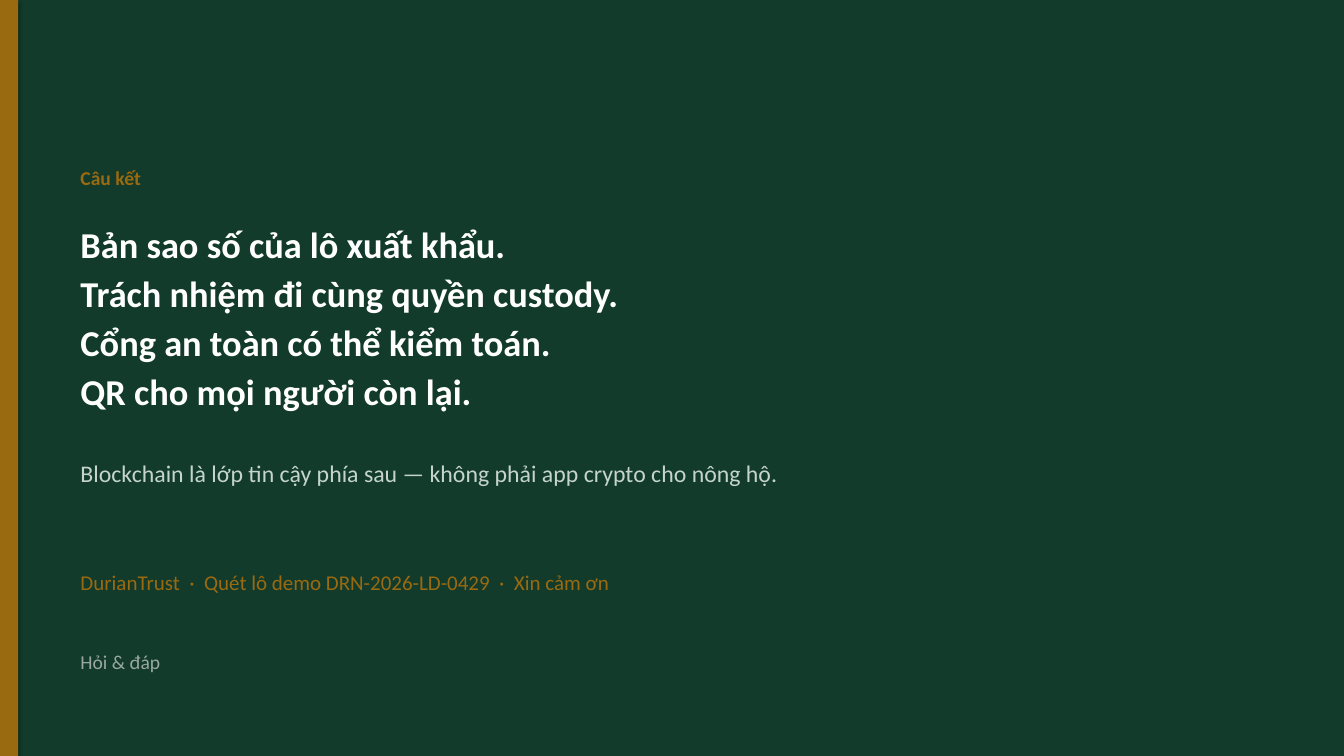
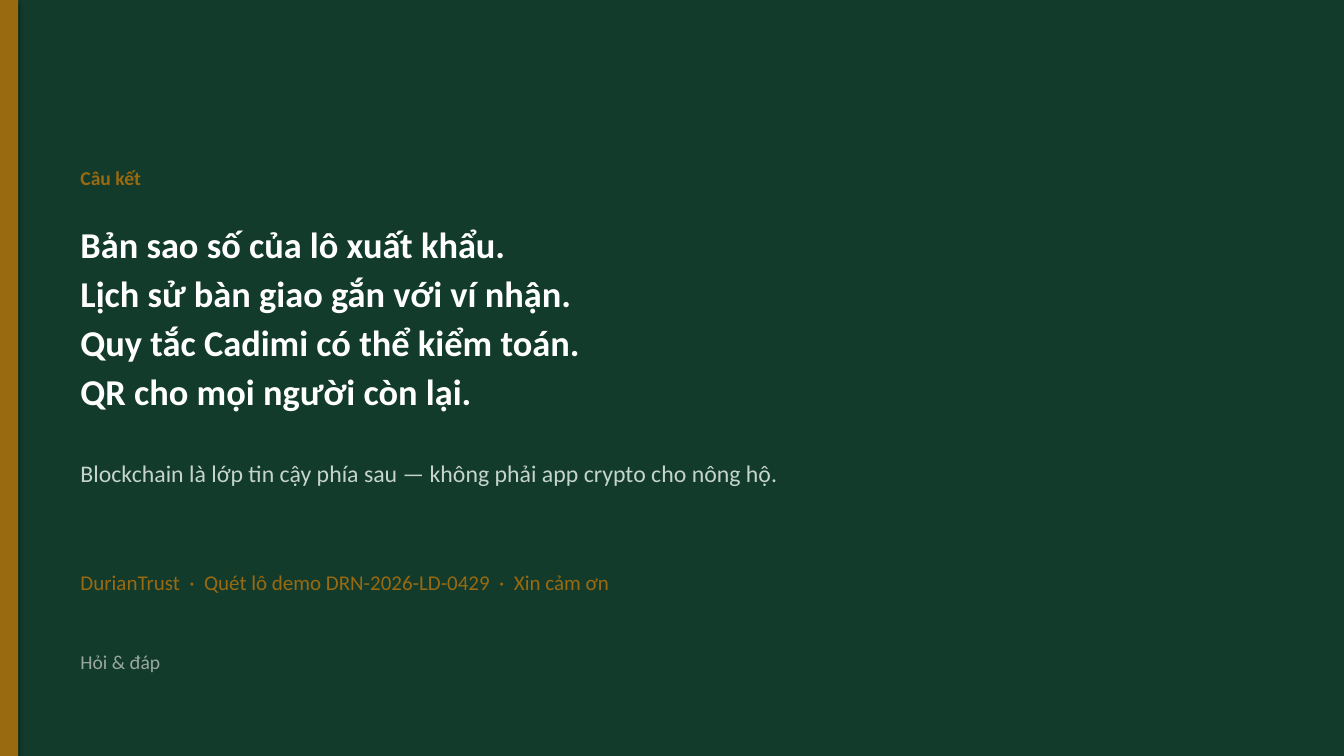
Before and after one commit to vinhelysia/DurainCheckerDemo, a slide deck: slide 11 of DurianTrust_Pitch_Deck.pptx. Drawn at 1344x756 pixels with LibreOffice and Linux fonts; fonts in the diff are those of the drawing. Boxes give left, top, right and bottom in pixels: in the first picture for what was removed or moved away, otherwise in the second. Text is boxed around its words. In the diff, an @@ line names an element or a change of style, - is before the commit and + after.

Commit message:
Validate custody flow and publish reviewed deck

```diff
--- a/DurianTrust_Pitch_Deck.pptx
+++ b/DurianTrust_Pitch_Deck.pptx
@@ text at bbox=[80, 277, 580, 362]: text changed @@
-Trách nhiệm đi cùng quyền custody.
-Cổng an toàn có thể kiểm toán.
+Lịch sử bàn giao gắn với ví nhận.
+Quy tắc Cadimi có thể kiểm toán.
```
Also in this commit, not shown: 6 other slides changed, 9 other files.
